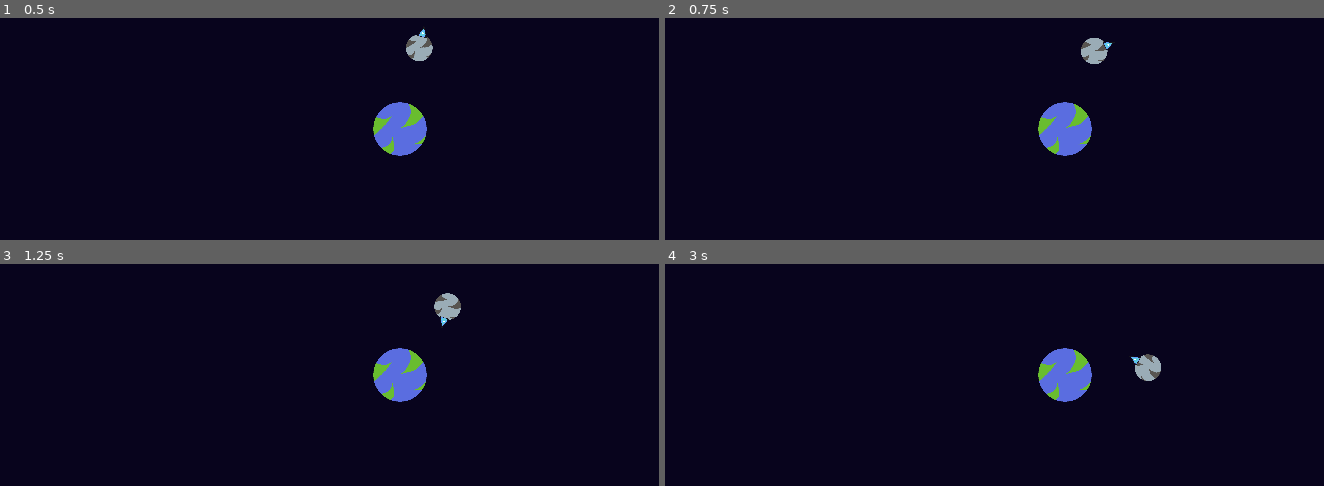
Above: before the commit, frames 1-4 (two rows, left to right).
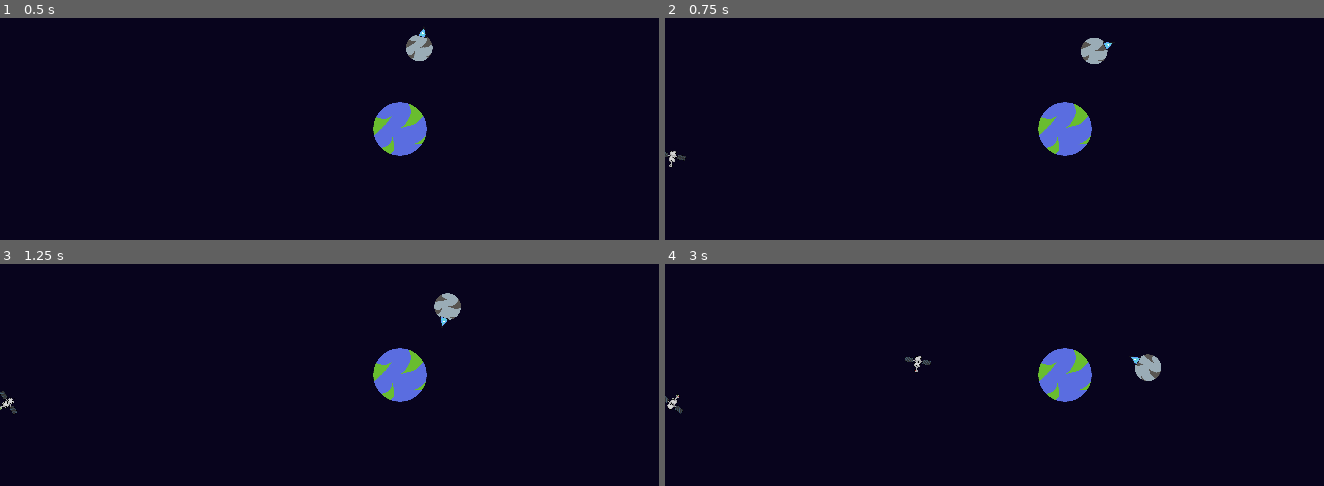
Above: after the commit, the same moments.

Repository: mcnnowak/game-off-2020-moon-shooter
Game: Godot game, scene res://Main.tscn
Same seed, same stepped clock (60 frames per second), same inputs: the game is played once before the commit and once after it.
Inputs (mouse positions are in pixels of both pictures, inside the frame that each line leads up to):
- Up to frame 1 (0.5 s): no input
- Up to frame 2 (0.75 s): move the mouse to (1238, 106) at 0.52 s; hold D (cannon_right) from 0.53 s (still down); tap Space (spawn, bound only after the commit) at 0.6 s
- Up to frame 3 (1.25 s): keep holding D (cannon_right)
- Up to frame 4 (3 s): move the mouse to (902, 397) at 1.27 s; release D (cannon_right) at 1.28 s; hold A (cannon_left) 1.28-2.03 s; tap Space (spawn, bound only after the commit) at 1.35, 2.1, 2.85 s; move the mouse to (1146, 275) at 2.02 s; hold D (cannon_right) from 2.03 s (still down); move the mouse to (1027, 466) at 2.77 s

Frame 1 is identical in both runs. In frame 2, less than 0.1% of the frame differs, in the area x 0-4%, y 59-68%; in frame 3, 0.1%; in frame 4, 0.2%, in the area x 0-41%, y 41-68%.

Commit message:
feat(*): Add basic script for instantiating space junk
* Add Satellite sprite.

Diff:
--- a/Main.tscn
+++ b/Main.tscn
@@ -7,6 +7,8 @@
 [ext_resource path="res://Planet.gd" type="Script" id=5]
 [ext_resource path="res://Cannon.gd" type="Script" id=6]
 [ext_resource path="res://assets/cannon.png" type="Texture" id=7]
+[ext_resource path="res://Spawner.gd" type="Script" id=8]
+[ext_resource path="res://SpaceJunk.tscn" type="PackedScene" id=9]
 
 [sub_resource type="CircleShape2D" id=1]
 radius = 119.922
@@ -16,6 +18,8 @@
 
 [sub_resource type="CircleShape2D" id=3]
 radius = 7.62596
+
+[sub_resource type="CircleShape2D" id=4]
 
 [node name="Main" type="Node2D"]
 
@@ -58,3 +62,13 @@
 [node name="CollisionShape2D" type="CollisionShape2D" parent="Center/MoonRotator/Moon/CannonRotator/Cannon"]
 position = Vector2( 0.125, 5 )
 shape = SubResource( 3 )
+
+[node name="Spawner" type="Area2D" parent="."]
+script = ExtResource( 8 )
+hazards = [ ExtResource( 9 ) ]
+
+[node name="SpawnerShape" type="CollisionShape2D" parent="Spawner"]
+position = Vector2( 951.425, 539.896 )
+shape = SubResource( 4 )
+
+[node name="Hazards" type="Node2D" parent="Spawner"]
--- /dev/null
+++ b/SpaceJunk.gd
@@ -0,0 +1,16 @@
+extends KinematicBody2D
+
+
+export var randomRotationSpeedMax : float = 2.0
+var randomRotation : float
+
+
+# Called when the node enters the scene tree for the first time.
+func _ready():
+	randomRotation = get_random_rotation()
+
+func _process(delta):
+	rotate(randomRotation * delta)
+
+func get_random_rotation():
+	return rand_range(0.5, randomRotationSpeedMax)
--- /dev/null
+++ b/SpaceJunk.tscn
@@ -0,0 +1,19 @@
+[gd_scene load_steps=4 format=2]
+
+[ext_resource path="res://assets/satellite.png" type="Texture" id=1]
+[ext_resource path="res://SpaceJunk.gd" type="Script" id=2]
+
+[sub_resource type="CapsuleShape2D" id=1]
+radius = 37.8167
+height = 102.302
+
+[node name="SpaceJunk" type="KinematicBody2D"]
+scale = Vector2( 0.25, 0.25 )
+script = ExtResource( 2 )
+
+[node name="CollisionShape2D" type="CollisionShape2D" parent="."]
+position = Vector2( 0, 16 )
+shape = SubResource( 1 )
+
+[node name="Sprite" type="Sprite" parent="."]
+texture = ExtResource( 1 )
--- /dev/null
+++ b/Spawner.gd
@@ -0,0 +1,27 @@
+extends Area2D
+
+
+export(Array, PackedScene) var hazards
+onready var spawnerShape : CollisionShape2D = get_node("SpawnerShape")
+onready var hazardCollection = get_node("Hazards")
+
+# Called when the node enters the scene tree for the first time.
+func _ready():
+	var shape : CircleShape2D = spawnerShape.shape
+	shape.radius = get_viewport().get_visible_rect().size.length()
+
+func _process(delta):
+	if Input.is_action_just_pressed("spawn"):
+		var point = get_spawn_point()
+		print("Spawning at <%d, %d>" % [point.x, point.y])
+		spawn(point)
+
+func spawn(position: Vector2):
+	var hazard = hazards[0].instance()
+	hazard.position = position
+	hazardCollection.add_child(hazard)
+
+func get_spawn_point():
+	var randomRotation = randf() * 2 * PI
+	var randomOffset = spawnerShape.shape.radius * sqrt(randf())
+	return Vector2(randomOffset * cos(randomRotation), randomOffset * sin(randomRotation))
--- a/project.godot
+++ b/project.godot
@@ -42,6 +42,11 @@
 , Object(InputEventJoypadMotion,"resource_local_to_scene":false,"resource_name":"","device":0,"axis":0,"axis_value":1.0,"script":null)
  ]
 }
+spawn={
+"deadzone": 0.5,
+"events": [ Object(InputEventKey,"resource_local_to_scene":false,"resource_name":"","device":0,"alt":false,"shift":false,"control":false,"meta":false,"command":false,"pressed":false,"scancode":32,"unicode":0,"echo":false,"script":null)
+ ]
+}
 
 [rendering]
 
Not shown: 1 places in Main.tscn that only renumber resources
Binary file added: assets/satellite.aseprite
Binary file added: assets/satellite.png
Not shown, added: assets/satellite.png.import
